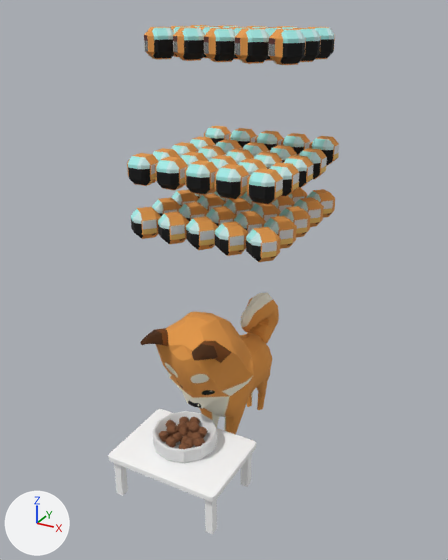
The OBJ model ChiBaApp/app/src/main/assets/models/fullBowl/fullBowl_frame8.obj: old version first, new version second.
The view is the same before and after, from a 50 mm camera at (10.35, -19.91, 15.09) aimed at (0.15, -1.36, 5.82). The axes (+X, +Y, +Z) are drawn at lower left. The lights are the same throughout. Where no turn or scale is listed for an object, it has been applied to the vertices. Vertices at the same position are counted once.

Objects in the first picture: 'fullBowl_frame8'.
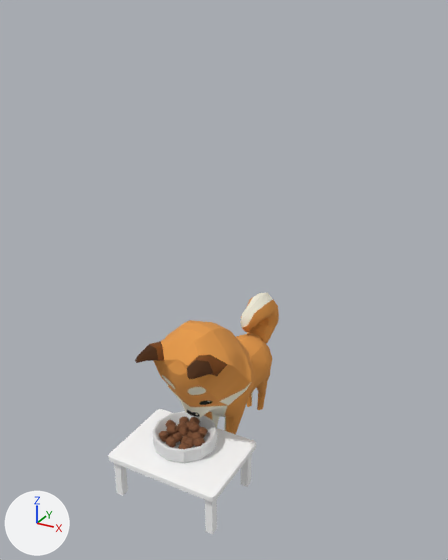
The change in detail:
me_fullbowl_frame8 is used by ob_fullbowl_frame8; location (0.0, 0.0, 0.0).
me_fullbowl_frame8 had 4000 vertices, 4863 faces and spanned x -2.9..2.8, y -5.9..3.5, z -1.9..14.5.
me_fullbowl_frame8 now has 2440 vertices, 3173 faces and spans x -2.3..2.3, y -5.9..3.5, z -1.9..4.7.
me_fullbowl_frame8 part 1: 65 loose pieces with 1560 vertices, spanning x -2.9..2.8, y -3.2..3.2, z 7.5..14.5, are deleted.
Part 2, on me_fullbowl_frame8:
7 vertices are removed from x -0.4..1.3, y -1.4..-0.6, z 2.7..3.4.
37 faces are deleted.
30 vertices in x -1.3..1.3, y -4.9..-4.2, z 3.9..4.7 move by (0.0, -0.3, -0.5).
17 vertices in x -1.6..1.4, y -4.6..-3.3, z 3.9..4.7 move by (0.0, -0.3, -0.4).
14 vertices in x -1.8..1.9, y -3.5..-2.6, z 1.7..3.9 move by (0.0, -0.2, -0.3).
14 vertices in x -1.4..1.1, y -4.2..-3.5, z 1.9..4.0 move by (0.0, -0.2, -0.4).
13 vertices in x -1.0..0.4, y -3.7..-2.5, z 1.2..2.6 move by (0.0, -0.1, -0.3).
10 vertices in x -1.4..1.2, y -4.9..-4.0, z 4.3..4.7 move by (0.0, -0.4, -0.5).
63 vertices move from x -1.9..2.0, y -5.0..-0.6, z 2.0..5.0 to x -1.9..2.0, y -5.4..-0.7, z 1.6..4.7.
7 vertices are added at x -0.4..1.3, y -1.5..-0.7, z 2.9..3.4.
37 new faces join them, mat_newrigging1_lambert2sg (picture img_chibaalltextures_jpg).

Where the change shows, as pixel boxes (x1, y1, x2, y2) in the pictures (448 x 560 px; the box of a moved part takes in the faces that stretch with it):
'fullBowl_frame8', reshaped (26% narrower, 52% shorter)
    before: (108, 25, 339, 534)
    after: (108, 292, 279, 534)
part 1 of me_fullbowl_frame8, deleted
    before: (127, 25, 339, 262)
part 2 of me_fullbowl_frame8, moved or reshaped
    before: (140, 312, 253, 408)
    after: (135, 320, 251, 417)
